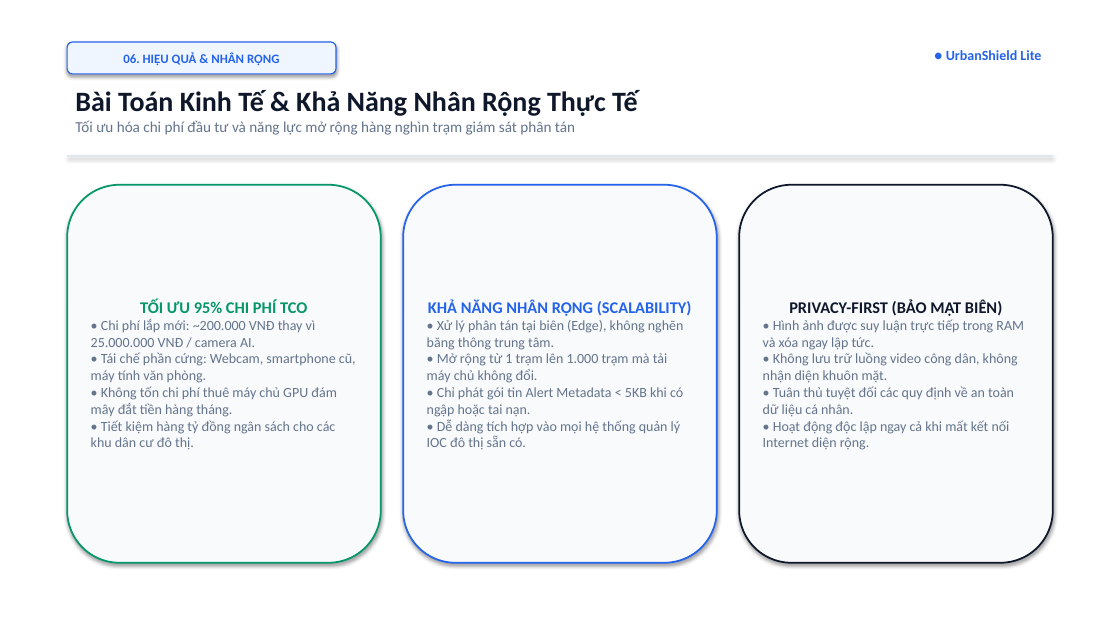
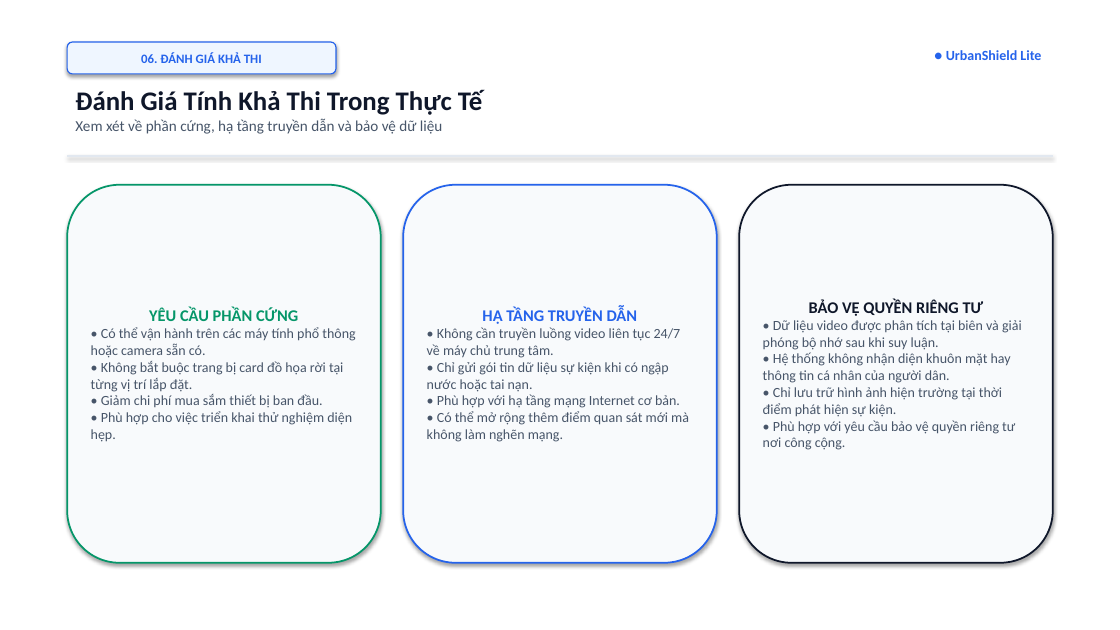
Before and after one commit to nphat-code/sgu-hackathon-2026-ai, a slide deck: slide 7 of SingleNode_UrbanShieldLite_Slides.pptx. Drawn at 1120x630 pixels with LibreOffice and Linux fonts; fonts in the diff are those of the drawing. Boxes give left, top, right and bottom in pixels: in the first picture for what was removed or moved away, otherwise in the second. Text is boxed around its words. In the diff, an @@ line names an element or a change of style, - is before the commit and + after.

```diff
--- a/SingleNode_UrbanShieldLite_Slides.pptx
+++ b/SingleNode_UrbanShieldLite_Slides.pptx
@@ text in rounded rectangle at (141,52,262,63): text changed @@
-06. HIỆU QUẢ & NHÂN RỘNG
+06. ĐÁNH GIÁ KHẢ THI
@@ text at (75,89,482,134): text changed; text colour #64748B to #475569 @@
-Bài Toán Kinh Tế & Khả Năng Nhân Rộng Thực Tế
-Tối ưu hóa chi phí đầu tư và năng lực mở rộng hàng nghìn trạm giám sát phân tán
+Đánh Giá Tính Khả Thi Trong Thực Tế
+Xem xét về phần cứng, hạ tầng truyền dẫn và bảo vệ dữ liệu
@@ text in rounded rectangle at (91,308,355,442): text changed; text colour #64748B to #475569 @@
-TỐI ƯU 95% CHI PHÍ TCO
-• Chi phí lắp mới: ~200.000 VNĐ thay vì 25.000.000 VNĐ / camera AI.
-• Tái chế phần cứng: Webcam, smartphone cũ, máy tính văn phòng.
-• Không tốn chi phí thuê máy chủ GPU đám mây đắt tiền hàng tháng.
-• Tiết kiệm hàng tỷ đồng ngân sách cho các khu dân cư đô thị.
+YÊU CẦU PHẦN CỨNG
+• Có thể vận hành trên các máy tính phổ thông hoặc camera sẵn có.
+• Không bắt buộc trang bị card đồ họa rời tại từng vị trí lắp đặt.
+• Giảm chi phí mua sắm thiết bị ban đầu.
+• Phù hợp cho việc triển khai thử nghiệm diện hẹp.
@@ text in rounded rectangle at (427,308,689,442): text changed; text colour #64748B to #475569 @@
-KHẢ NĂNG NHÂN RỘNG (SCALABILITY)
-• Xử lý phân tán tại biên (Edge), không nghẽn băng thông trung tâm.
-• Mở rộng từ 1 trạm lên 1.000 trạm mà tải máy chủ không đổi.
-• Chỉ phát gói tin Alert Metadata < 5KB khi có ngập hoặc tai nạn.
-• Dễ dàng tích hợp vào mọi hệ thống quản lý IOC đô thị sẵn có.
+HẠ TẦNG TRUYỀN DẪN
+• Không cần truyền luồng video liên tục 24/7 về máy chủ trung tâm.
+• Chỉ gửi gói tin dữ liệu sự kiện khi có ngập nước hoặc tai nạn.
+• Phù hợp với hạ tầng mạng Internet cơ bản.
+• Có thể mở rộng thêm điểm quan sát mới mà không làm nghẽn mạng.
@@ text in rounded rectangle at (763,300,1022,450): text changed; text colour #64748B to #475569 @@
-PRIVACY-FIRST (BẢO MẬT BIÊN)
-• Hình ảnh được suy luận trực tiếp trong RAM và xóa ngay lập tức.
-• Không lưu trữ luồng video công dân, không nhận diện khuôn mặt.
-• Tuân thủ tuyệt đối các quy định về an toàn dữ liệu cá nhân.
-• Hoạt động độc lập ngay cả khi mất kết nối Internet diện rộng.
+BẢO VỆ QUYỀN RIÊNG TƯ
+• Dữ liệu video được phân tích tại biên và giải phóng bộ nhớ sau khi suy luận.
+• Hệ thống không nhận diện khuôn mặt hay thông tin cá nhân của người dân.
+• Chỉ lưu trữ hình ảnh hiện trường tại thời điểm phát hiện sự kiện.
+• Phù hợp với yêu cầu bảo vệ quyền riêng tư nơi công cộng.
```
Also in this commit, not shown: 7 other slides changed, 7 other files.
